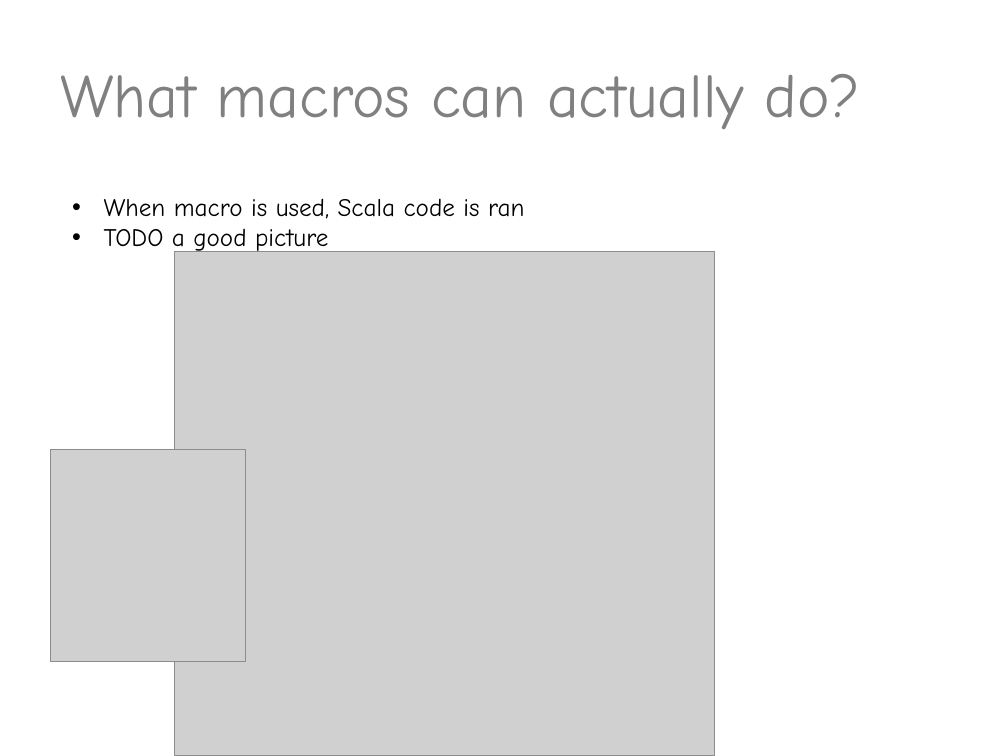
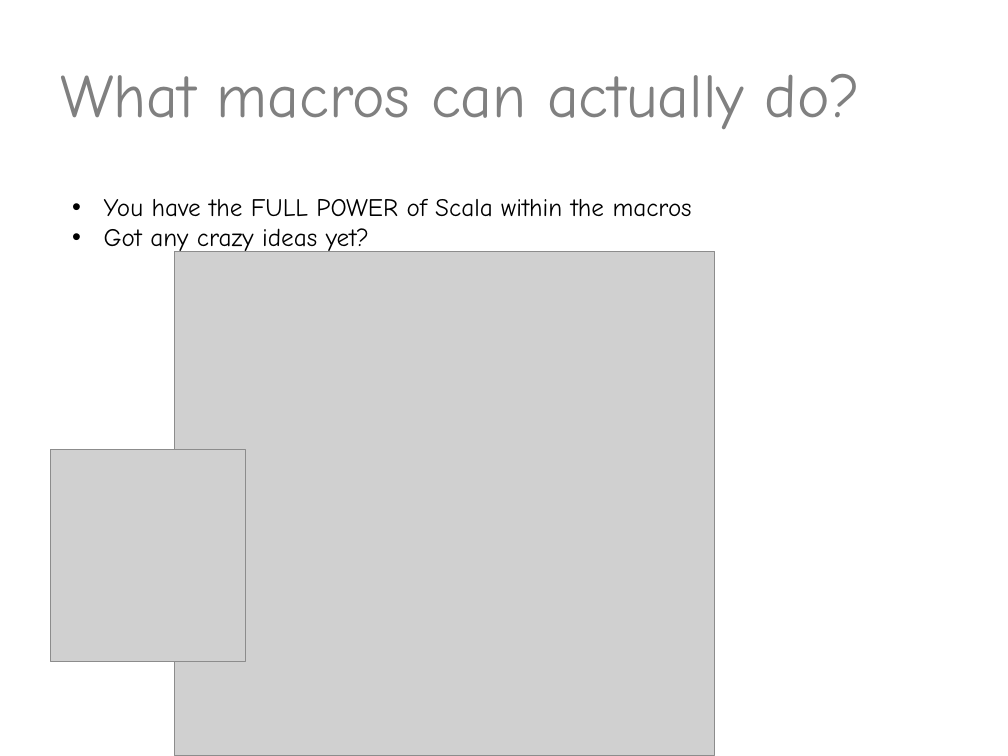
Before and after one commit to valdisxp1/scala-metaprograming-fun, a slide deck: slide 10 of Scala_metaprogramming.pptx. Drawn at 1008x756 pixels with LibreOffice and Linux fonts; fonts in the diff are those of the drawing; grey boxes stand for pictures. Boxes give left, top, right and bottom in pixels: in the first picture for what was removed or moved away, otherwise in the second. Text is boxed around its words. In the diff, an @@ line names an element or a change of style, - is before the commit and + after.

Commit message:
macro slides done

```diff
--- a/Scala_metaprogramming.pptx
+++ b/Scala_metaprogramming.pptx
@@ text at [104,199,692,255]: text changed @@
-• When macro is used, Scala code is ran
-• TODO a good picture
+• You have the FULL POWER of Scala within the macros
+• Got any crazy ideas yet?
```
Also in this commit, not shown: 5 other slides changed.
